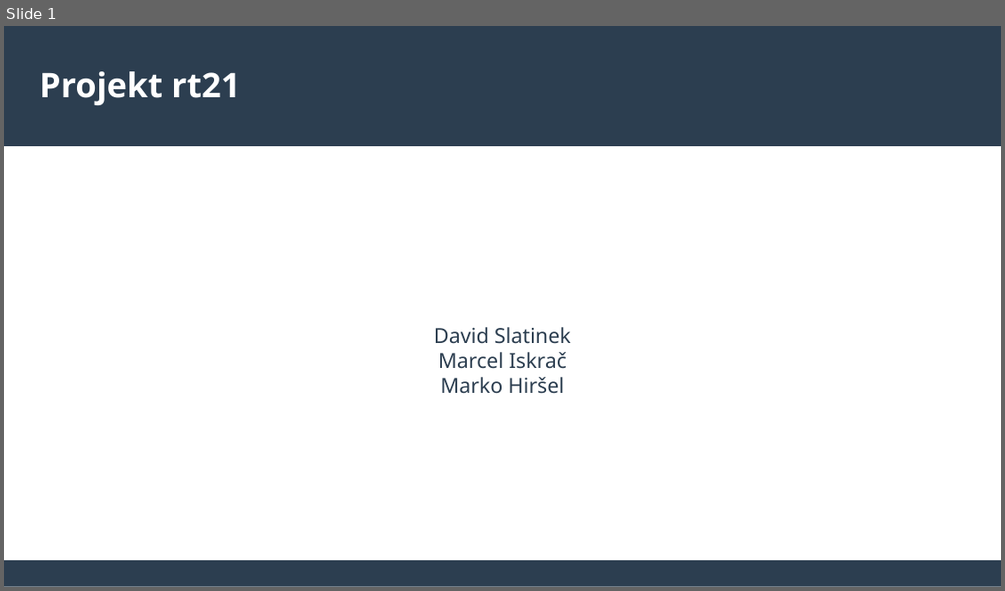
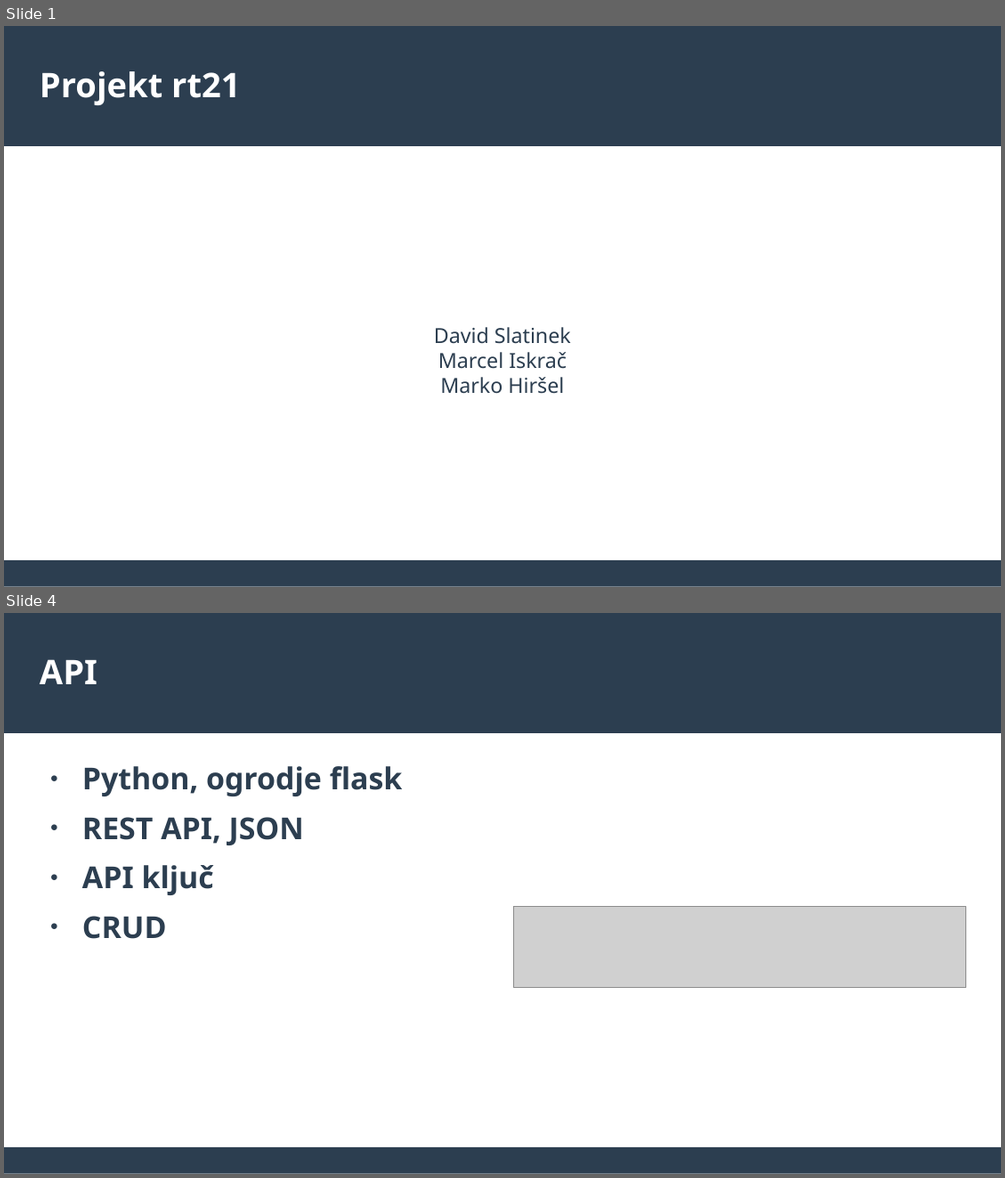
Before and after one commit to david-slatinek/rt21, a slide deck: documents/presentation.odp. Shown one above the other, each under a label of ours: slide 1 before the commit, slides 1 and 4 after it; the slides between them are not shown. The pictures are 1005x591 and 1005x1178 pixels, drawn with LibreOffice and Linux fonts; fonts in the diff are those of the drawing; grey boxes stand for pictures. Boxes give left, top, right and bottom in pixels: in the first picture for what was removed or moved away, otherwise in the second. Text is boxed around its words. In the diff, an @@ line names an element or a change of style, - is before the commit and + after.

```diff
--- a/documents/presentation.odp
+++ b/documents/presentation.odp
@@ slide 4 added at <box>4,613,1001,1174</box>, background #FFFFFF; not listed: 2 template elements that a slide beside it also shows @@
@@ title added at <box>40,659,97,684</box>, 27 pt, text #FFFFFF, bold @@
+API
@@ text added at <box>82,766,403,939</box>, 24 pt, text #2C3E50, bold @@
+● Python, ogrodje flask
+● REST API, JSON
+● API ključ
+● CRUD
@@ picture added at <box>514,906,965,988</box> @@
```
Also in this commit, not shown: 4 other slides added, 5 slides removed, 4 other files.
